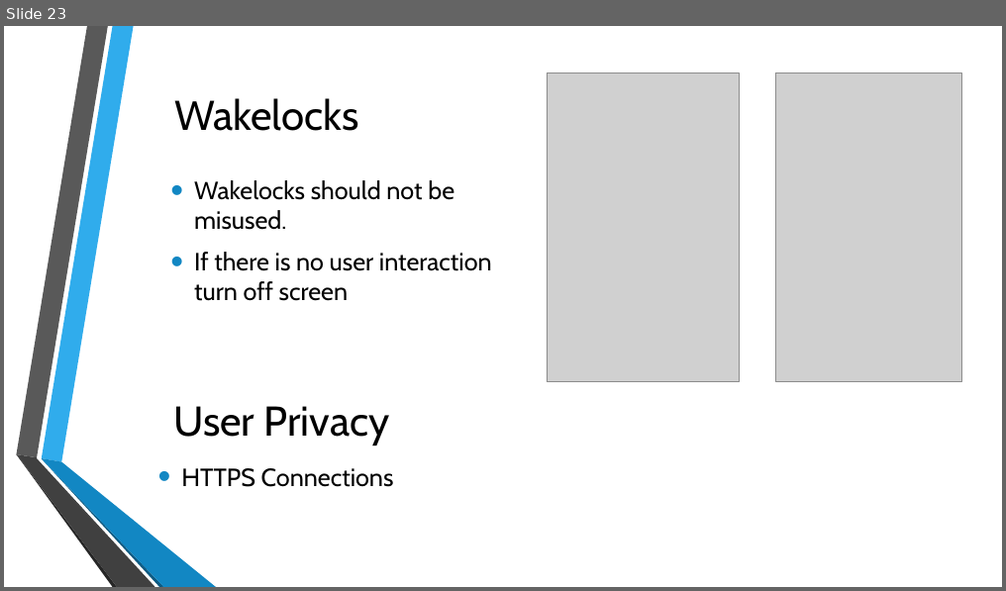
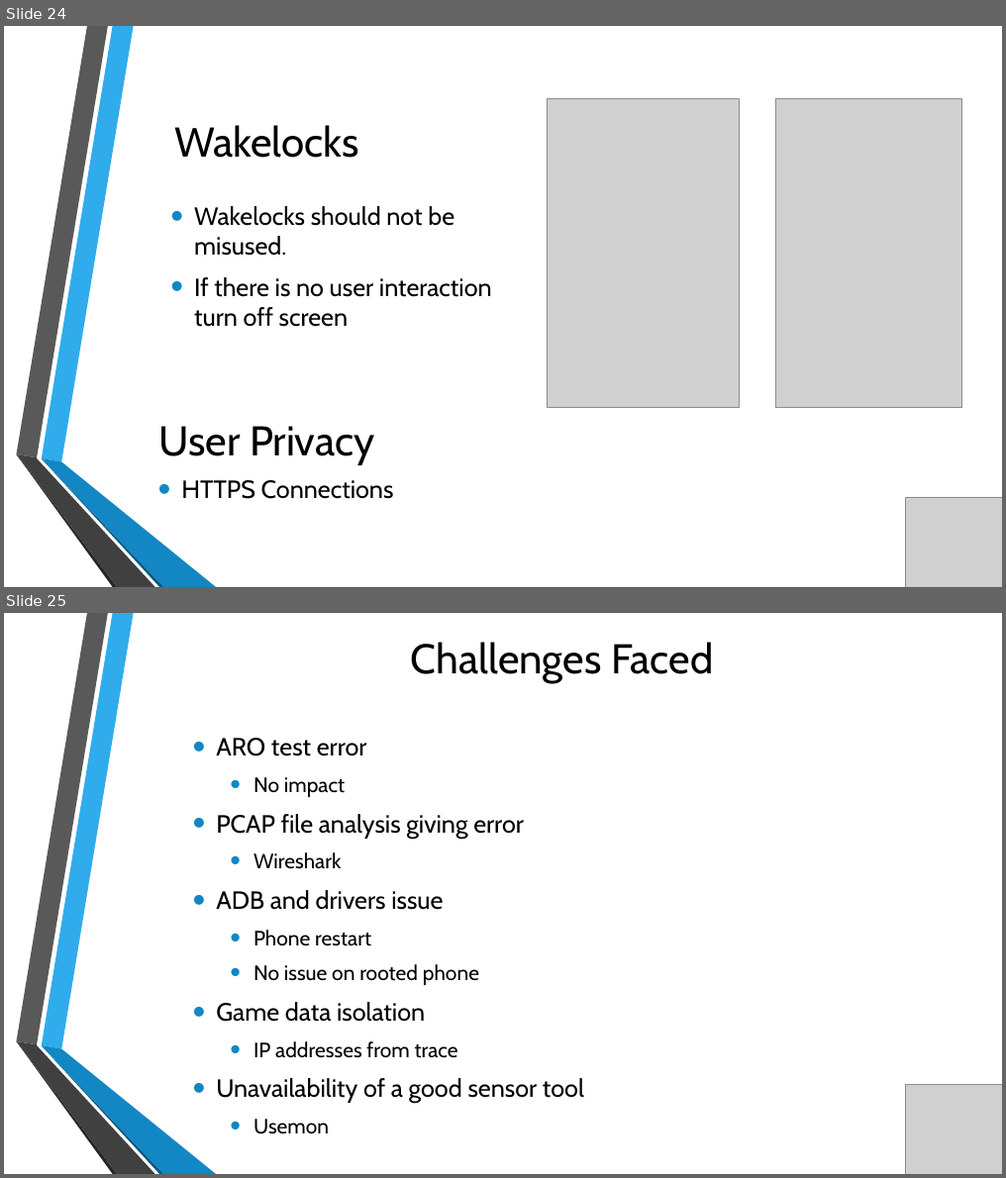
Before and after one commit to milindhg/Hunger_Games-Android_Games_Analysis, a slide deck: Final Report/Android Games Analysis Final Presentation1.pptx. Shown one above the other, each under a label of ours: slide 23 before the commit, slides 24 and 25 after it. The pictures are 1006x591 and 1006x1178 pixels, drawn with LibreOffice and Linux fonts; fonts in the diff are those of the drawing; grey boxes stand for pictures; background and template pictures are left out. Boxes give left, top, right and bottom in pixels: in the first picture for what was removed or moved away, otherwise in the second. Text is boxed around its words. In the diff, an @@ line names an element or a change of style, - is before the commit and + after.

```diff
--- a/Final Report/Android Games Analysis Final Presentation1.pptx
+++ b/Final Report/Android Games Analysis Final Presentation1.pptx
@@ slide 25 added at <box>4,613,1002,1174</box>, background picture (left out); not listed: 6 template elements that a slide beside it also shows @@
@@ title added at <box>411,642,713,683</box>, 40 pt, text #000000 @@
+Challenges Faced
@@ text added at <box>216,738,584,1135</box>, 24 pt, text #000000 @@
+• ARO test error
+  • No impact
+• PCAP file analysis giving error
+  • Wireshark
+• ADB and drivers issue
+  • Phone restart
+  • No issue on rooted phone
+• Game data isolation
+  • IP addresses from trace
+• Unavailability of a good sensor tool
+  • Usemon
@@ picture added at <box>905,1085,1002,1174</box> @@
@@ what was slide 23 is now slide 24 @@
@@ slide 24 changed as well @@
@@ title "Wakelocks": place and size @@
-title "Wakelocks" at <box>174,98,359,131</box>
+title "Wakelocks" at <box>174,125,359,158</box>
@@ 2 pictures, 1 text: place and size @@
-2 pictures, 1 text at <box>194,74,961,382</box>
+2 pictures, 1 text at <box>194,99,961,408</box>
@@ text "User Privacy": place and size @@
-text "User Privacy" at <box>173,406,390,446</box>
+text "User Privacy" at <box>158,426,375,466</box>
@@ text "HTTPS Connections": place and size @@
-text "HTTPS Connections" at <box>181,469,394,487</box>
+text "HTTPS Connections" at <box>181,480,394,499</box>
@@ picture added at <box>905,498,1002,587</box> @@
```
Also in this commit, not shown: 25 other slides changed, 3 other slides added, 3 slides removed, 1 other file.
